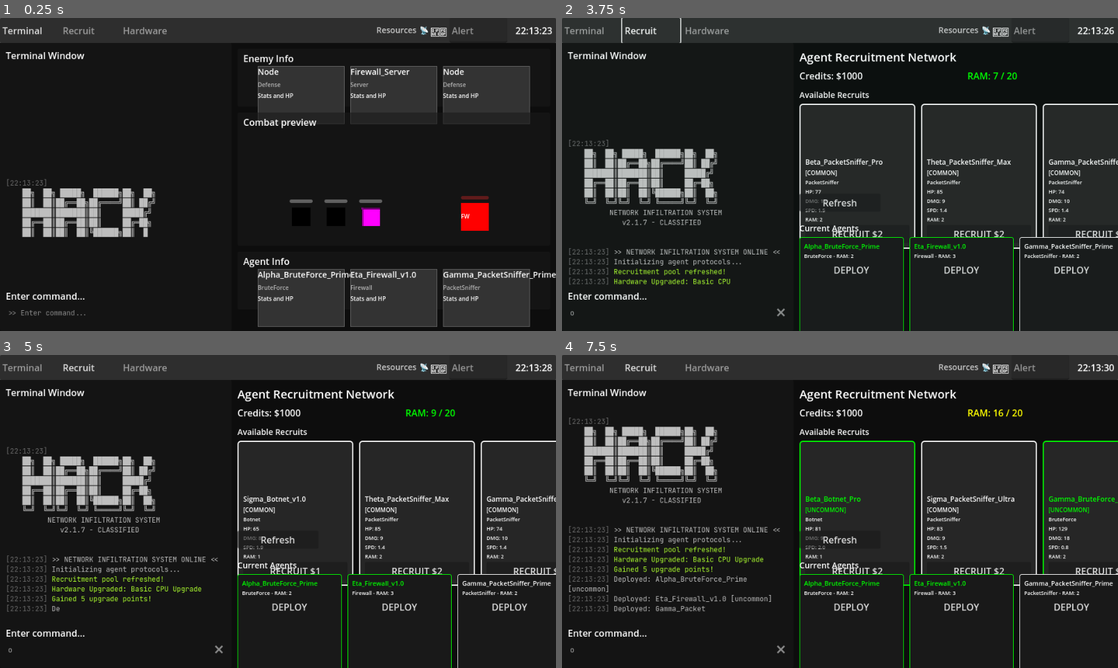
Above: before the commit, frames 1-4 (two rows, left to right).
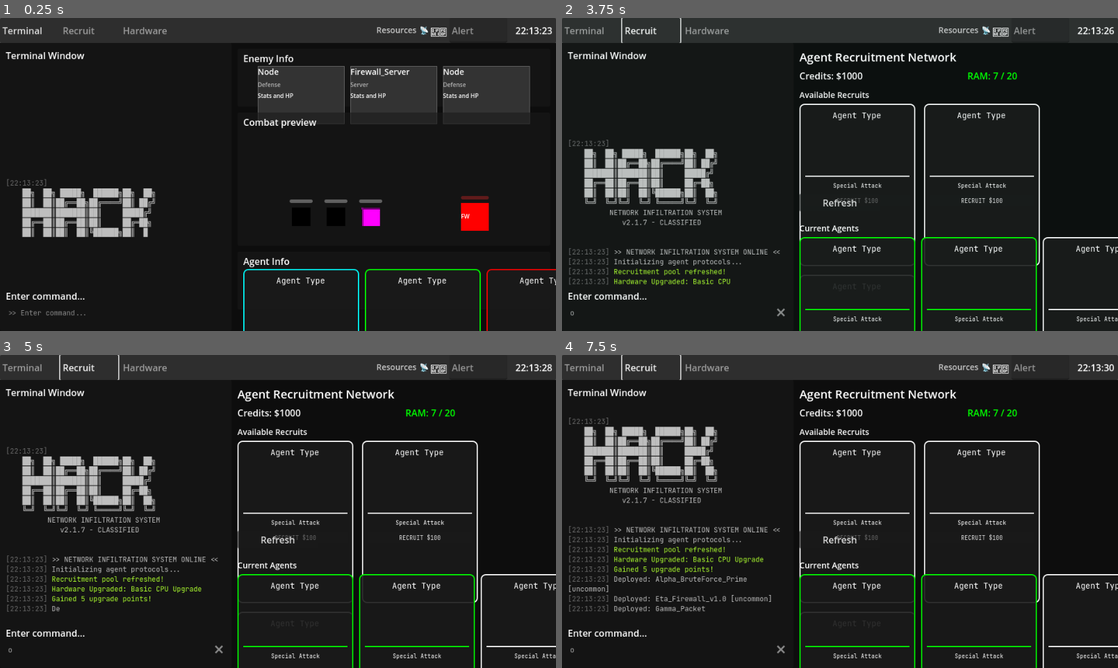
Above: after the commit, the same moments.

Repository: timrolls/Idle-Hacker
Game: Godot game, scene res://Scenes/Test/integrated_game_test.tscn
The game is run twice, just before and just after one commit, with the same random seed, the same clock (stepped at 60 frames per second) and the same inputs.
Inputs (mouse positions are in pixels of both pictures, inside the frame that each line leads up to):
- Up to frame 1 (0.25 s): no input
- Up to frame 2 (3.75 s): click (678, 312) at 0.52 s; type "12" at 0.6 s; tap Enter at 1.25 s; move the mouse to (962, 158) at 1.27 s; hold Up (ui_up) 1.28-2 s; tap O at 1.35 s; click (962, 158) at 1.42 s; drag from (728, 190) to (812, 237) at 2.02 s; click "Terminal" at 2.75 s; click "Recruit" at 3.5 s
- Up to frame 3 (5 s): click (294, 570) at 4.25 s, where only the run before the commit has a clickable "RECRUIT $2"
- Up to frame 4 (7.5 s): click (856, 570) at 5 s, where only the run before the commit has a clickable "RECRUIT $1"; click (979, 570) at 5.75 s, where only the run before the commit has a clickable "RECRUIT $2"; click (1101, 570) at 6.5 s, where only the run before the commit has a clickable "RECRUIT $2"; click (1101, 570) at 7.25 s, where only the run before the commit has a clickable "RECRUIT $4"

The runs differ from the first frame. In frame 1, 8.8% of the frame differs, in the area x 43-100%, y 80-100%; in frame 2, 10%; in frame 3, 10%; in frame 4, 11%, in the area x 10-100%, y 0-100%.

Commit message:
Attempted new Agent Card design - dynamic components not displaying

Diff:
--- a/idle-hacker/Scenes/Agents/agent.gd
+++ b/idle-hacker/Scenes/Agents/agent.gd
@@ -389,3 +389,15 @@
 				active_buffs.erase(buff)
 
 	return final_damage
+
+
+
+# Method for AgentCard to get attack timer progress
+func get_attack_timer_progress() -> Dictionary:
+	if attack_timer and attack_timer.wait_time > 0:
+		var time_left = attack_timer.time_left if not attack_timer.is_stopped() else 0.0
+		return {
+			"current": attack_timer.wait_time - time_left,
+			"max": attack_timer.wait_time
+		}
+	return {"current": 0.0, "max": 1.0}
--- a/idle-hacker/Scenes/Agents/agent_card.gd
+++ b/idle-hacker/Scenes/Agents/agent_card.gd
@@ -47,11 +47,16 @@
 	setup_shape_viewport()
 	setup_recruitment_mode()
 
+	# Debug print
+	print("AgentCard _ready called")
+
 	# Start shape rotation
 	if shape_mesh:
 		var tween = create_tween()
 		tween.set_loops()
 		tween.tween_method(rotate_shape, 0.0, TAU, 4.0)
+	else:
+		print("Warning: shape_mesh not found in AgentCard")
 
 func setup_card_appearance():
 	# Set card size
@@ -104,6 +109,8 @@
 	current_agent = agent
 	agent_data = data
 
+	print("Loading agent data into card")
+
 	# Determine data source
 	var display_data: Dictionary
 	if agent:
@@ -111,8 +118,10 @@
 		display_data["type"] = agent.agent_type
 		display_data["abilities"] = agent.abilities
 		display_data["color"] = get_agent_type_color(agent.agent_type)
+		print("Using live agent data: ", display_data.name)
 	else:
 		display_data = data
+		print("Using dictionary data: ", data.get("name", "Unknown"))
 
 	# Update UI elements
 	update_agent_type(display_data.get("type", "Unknown"))
@@ -178,13 +187,18 @@
 
 func update_wireframe_shape(agent_type: String):
 	if not shape_mesh:
+		print("Error: shape_mesh not found!")
 		return
+
+	print("Creating wireframe shape for: ", agent_type)
 
 	var shape_type = get_shape_for_agent_type(agent_type)
 	var wireframe_mesh = create_wireframe_mesh(shape_type)
 
 	shape_mesh.mesh = wireframe_mesh
 	shape_mesh.material_override = create_wireframe_material()
+
+	print("Wireframe shape created successfully")
 
 func get_shape_for_agent_type(agent_type: String) -> ShapeType:
 	match agent_type:
--- a/idle-hacker/Scenes/Agents/agent_card.tscn
+++ b/idle-hacker/Scenes/Agents/agent_card.tscn
@@ -31,14 +31,14 @@
 anchor_right = 0.5
 anchor_bottom = 0.5
 offset_left = -80.0
-offset_top = -100.0
+offset_top = -80.0
 offset_right = 80.0
-offset_bottom = -20.0
+offset_bottom = -10.0
 grow_horizontal = 2
 grow_vertical = 2
 
 [node name="SubViewport" type="SubViewport" parent="ShapeContainer"]
-size = Vector2i(160, 80)
+size = Vector2i(160, 70)
 
 [node name="Camera3D" type="Camera3D" parent="ShapeContainer/SubViewport"]
 transform = Transform3D(1, 0, 0, 0, 0.866025, 0.5, 0, -0.5, 0.866025, 0, 1, 3)
@@ -70,7 +70,7 @@
 horizontal_alignment = 1
 
 [node name="Spacer1" type="Control" parent="InfoContainer"]
-custom_minimum_size = Vector2(0, 90)
+custom_minimum_size = Vector2(0, 70)
 layout_mode = 2
 
 [node name="StatsContainer" type="GridContainer" parent="InfoContainer"]
--- a/idle-hacker/Scenes/Test/integrated_game_test.gd
+++ b/idle-hacker/Scenes/Test/integrated_game_test.gd
@@ -15,6 +15,9 @@
 # Combat specific
 var deployed_agents: Array[Agent] = []
 var current_server: EnemyServer = null
+
+# Agent Card scene reference
+var agent_card_scene = preload("res://Scenes/Agents/agent_card.tscn")
 
 func _ready():
 	# Get node references if not set in editor
@@ -116,6 +119,8 @@
 func create_info_panel(name: String, title: String) -> Panel:
 	var panel = Panel.new()
 	panel.name = name
+	panel.position = Vector2(10, 10) if name == "EnemyInfo" else Vector2(10, 360)
+	panel.size = Vector2(530, 100) if name == "EnemyInfo" else Vector2(530, 100)
 
 	var style = StyleBoxFlat.new()
 	style.bg_color = Color(0.15, 0.15, 0.15)
@@ -127,13 +132,18 @@
 	var title_label = Label.new()
 	title_label.name = "Title"
 	title_label.text = title
+	title_label.position = Vector2(10, 5)
+	title_label.size = Vector2(200, 25)
 	title_label.add_theme_font_size_override("font_size", 16)
 	panel.add_child(title_label)
 
 	# Container for cards
 	var card_container = HBoxContainer.new()
 	card_container.name = "CardContainer"
+	card_container.position = Vector2(10, 30)
+	card_container.size = Vector2(510, 65)
 	card_container.add_theme_constant_override("separation", 10)
+	card_container.alignment = BoxContainer.ALIGNMENT_CENTER
 	panel.add_child(card_container)
 
 	return panel
@@ -141,6 +151,8 @@
 func create_combat_preview_panel() -> Panel:
 	var panel = Panel.new()
 	panel.name = "CombatPreview"
+	panel.position = Vector2(10, 120)
+	panel.size = Vector2(530, 230)
 
 	var style = StyleBoxFlat.new()
 	style.bg_color = Color(0.1, 0.1, 0.1)
@@ -152,13 +164,16 @@
 	var title_label = Label.new()
 	title_label.name = "Title"
 	title_label.text = "Combat preview"
+	title_label.position = Vector2(10, 5)
+	title_label.size = Vector2(200, 25)
 	title_label.add_theme_font_size_override("font_size", 16)
 	panel.add_child(title_label)
 
 	# Combat visualization area
 	var combat_area = Control.new()
 	combat_area.name = "CombatArea"
-	combat_area.custom_minimum_size = Vector2(600, 300)
+	combat_area.position = Vector2(10, 30)
+	combat_area.size = Vector2(510, 190)
 	panel.add_child(combat_area)
 
 	# Agent container
@@ -222,15 +237,17 @@
 		enemy_container.add_child(create_entity_card("Server", "Target"))
 	enemy_container.add_child(create_entity_card("Node", "Defense"))
 
-	# Update agent info cards
+	# Update agent info cards using AgentCard component
 	var agent_container = terminal_content.get_node("AgentInfo/CardContainer")
 	for child in agent_container.get_children():
 		child.queue_free()
 
-	# Add agent cards
+	# Add agent cards using the new AgentCard component
 	for agent in deployed_agents:
 		if is_instance_valid(agent):
-			agent_container.add_child(create_entity_card(agent.agent_name, agent.agent_type))
+			var agent_card = create_agent_card_for_combat(agent)
+			agent_card.custom_minimum_size = Vector2(150, 65)  # Fit in panel height
+			agent_container.add_child(agent_card)
 
 func setup_recruitment_display():
 	# Initial recruitment display update
@@ -253,14 +270,14 @@
 	for child in recruits_container.get_children():
 		child.queue_free()
 
-	# Create recruit cards
+	# Create recruit cards using AgentCard component
 	var available = recruitment_system.get_available_recruits()
 	for i in range(available.size()):
 		var agent_data = available[i]
-		var card = create_recruit_card(agent_data, i)
+		var card = create_recruitment_card(agent_data, i)
 		recruits_container.add_child(card)
 
-	# Update owned agents display
+	# Update owned agents display using AgentCard component
 	if owned_container:
 		for child in owned_container.get_children():
 			child.queue_free()
@@ -288,100 +305,38 @@
 		else:
 			ram_label.add_theme_color_override("font_color", Color.GREEN)
 
-func create_recruit_card(agent_data: Dictionary, index: int) -> Panel:
-	var card = Panel.new()
-	card.custom_minimum_size = Vector2(200, 250)
-
-	# Style
-	var style = StyleBoxFlat.new()
-	style.bg_color = Color(0.15, 0.15, 0.15)
-	style.border_color = agent_data.color
-	style.set_border_width_all(2)
-	style.set_corner_radius_all(5)
-	card.add_theme_stylebox_override("panel", style)
-
-	var vbox = VBoxContainer.new()
-	vbox.add_theme_constant_override("separation", 3)
-	vbox.position = Vector2(10, 10)
-	vbox.size = Vector2(180, 230)
-	card.add_child(vbox)
-
-	# Agent info
-	var name_label = Label.new()
-	name_label.text = agent_data.name
-	name_label.add_theme_color_override("font_color", agent_data.color)
-	name_label.add_theme_font_size_override("font_size", 12)
-	name_label.autowrap_mode = TextServer.AUTOWRAP_WORD_SMART
-	vbox.add_child(name_label)
-
-	var rarity_label = Label.new()
-	rarity_label.text = "[%s]" % agent_data.rarity.to_upper()
-	rarity_label.add_theme_color_override("font_color", agent_data.color)
-	rarity_label.add_theme_font_size_override("font_size", 10)
-	vbox.add_child(rarity_label)
-
-	var type_label = Label.new()
-	type_label.text = agent_data.type
-	type_label.add_theme_font_size_override("font_size", 9)
-	vbox.add_child(type_label)
-
-	var stats_label = Label.new()
-	stats_label.text = "HP: %.0f\nDMG: %.0f\nSPD: %.1f\nRAM: %d" % [
-		agent_data.stats.max_health,
-		agent_data.stats.damage,
-		agent_data.stats.attack_speed,
-		agent_data.stats.ram_cost
-	]
-	stats_label.add_theme_font_size_override("font_size", 9)
-	vbox.add_child(stats_label)
-
-	# Spacer
-	vbox.add_spacer(true)
-
-	# Recruit button
-	var recruit_btn = Button.new()
-	recruit_btn.text = "RECRUIT $%d" % agent_data.recruitment_cost
-	recruit_btn.pressed.connect(_on_recruit_pressed.bind(index))
-	vbox.add_child(recruit_btn)
+# Helper functions for creating AgentCard instances
+
+func create_agent_card_for_combat(agent: Agent) -> AgentCard:
+	var card = agent_card_scene.instantiate() as AgentCard
+
+	# Set to display-only mode
+	card.card_mode = AgentCard.CardMode.DISPLAY_ONLY
+	card.load_agent_data(agent)
 
 	return card
 
-func create_owned_agent_card(agent_data: Dictionary) -> Panel:
-	var card = Panel.new()
-	card.custom_minimum_size = Vector2(180, 200)
-
-	# Style
-	var style = StyleBoxFlat.new()
-	style.bg_color = Color(0.1, 0.1, 0.1)
-	style.border_color = agent_data.color
-	style.set_border_width_all(1)
-	style.set_corner_radius_all(3)
-	card.add_theme_stylebox_override("panel", style)
-
-	var vbox = VBoxContainer.new()
-	vbox.add_theme_constant_override("separation", 2)
-	vbox.position = Vector2(8, 8)
-	vbox.size = Vector2(164, 184)
-	card.add_child(vbox)
-
-	# Agent info
-	var name_label = Label.new()
-	name_label.text = agent_data.name
-	name_label.add_theme_color_override("font_color", agent_data.color)
-	name_label.add_theme_font_size_override("font_size", 11)
-	name_label.autowrap_mode = TextServer.AUTOWRAP_WORD_SMART
-	vbox.add_child(name_label)
-
-	var info_label = Label.new()
-	info_label.text = "%s - RAM: %d" % [agent_data.type, agent_data.stats.ram_cost]
-	info_label.add_theme_font_size_override("font_size", 9)
-	vbox.add_child(info_label)
-
-	# Deploy button
-	var deploy_btn = Button.new()
-	deploy_btn.text = "DEPLOY"
-	deploy_btn.pressed.connect(_on_deploy_pressed.bind(agent_data))
-	vbox.add_child(deploy_btn)
+func create_recruitment_card(agent_data: Dictionary, index: int) -> AgentCard:
+	var card = agent_card_scene.instantiate() as AgentCard
+
+	# Set to recruitment mode
+	card.card_mode = AgentCard.CardMode.RECRUITMENT
+	card.custom_minimum_size = Vector2(250, 200)  # Larger for recruitment
+	card.load_agent_data(null, agent_data)
+	card.set_recruitment_cost(agent_data.recruitment_cost)
+
+	# Connect recruitment signal
+	card.agent_recruited.connect(_on_agent_card_recruited.bind(index))
+
+	return card
+
+func create_owned_agent_card(agent_data: Dictionary) -> AgentCard:
+	var card = agent_card_scene.instantiate() as AgentCard
+
+	# Set to display mode for owned agents
+	card.card_mode = AgentCard.CardMode.DISPLAY_ONLY
+	card.custom_minimum_size = Vector2(250, 180)  # Larger for owned agents
+	card.load_agent_data(null, agent_data)
 
 	return card
 
@@ -535,13 +490,13 @@
 	else:
 		EventBus.emit_log_entry("Mission Failed. Recruit new agents.")
 
-func _on_recruit_pressed(index: int):
+func _on_agent_card_recruited(index: int, agent_card: AgentCard):
 	var recruited = recruitment_system.recruit_agent(index)
 	if recruited:
 		EventBus.emit_log_entry("Agent recruited: %s" % recruited.name)
 		update_recruitment_display()
 
-func _on_deploy_pressed(agent_data: Dictionary):
+func _on_deployment_requested(agent_data: Dictionary):
 	# Deploy owned agent to combat
 	deploy_agent_to_combat(agent_data, Vector2(-50, randf_range(-100, 100)))
 
--- a/idle-hacker/Scenes/Test/integrated_game_test.tscn
+++ b/idle-hacker/Scenes/Test/integrated_game_test.tscn
@@ -57,10 +57,13 @@
 [node name="CommandPrompt" parent="UILayer/TerminalWindow" instance=ExtResource("5_prompt")]
 layout_mode = 0
 anchors_preset = 0
+anchor_top = 0.0
+anchor_bottom = 0.0
 offset_left = 10.0
 offset_top = 450.0
 offset_right = 390.0
 offset_bottom = 481.0
+grow_vertical = 1
 
 [node name="RightContent" type="Control" parent="UILayer"]
 layout_mode = 3
@@ -199,9 +202,9 @@
 offset_top = 105.0
 offset_right = 550.0
 offset_bottom = 250.0
-theme_override_constants/h_separation = 10
-theme_override_constants/v_separation = 10
-columns = 3
+theme_override_constants/h_separation = 15
+theme_override_constants/v_separation = 15
+columns = 2
 
 [node name="RefreshButton" type="Button" parent="UILayer/RightContent/RecruitmentContent"]
 layout_mode = 0
